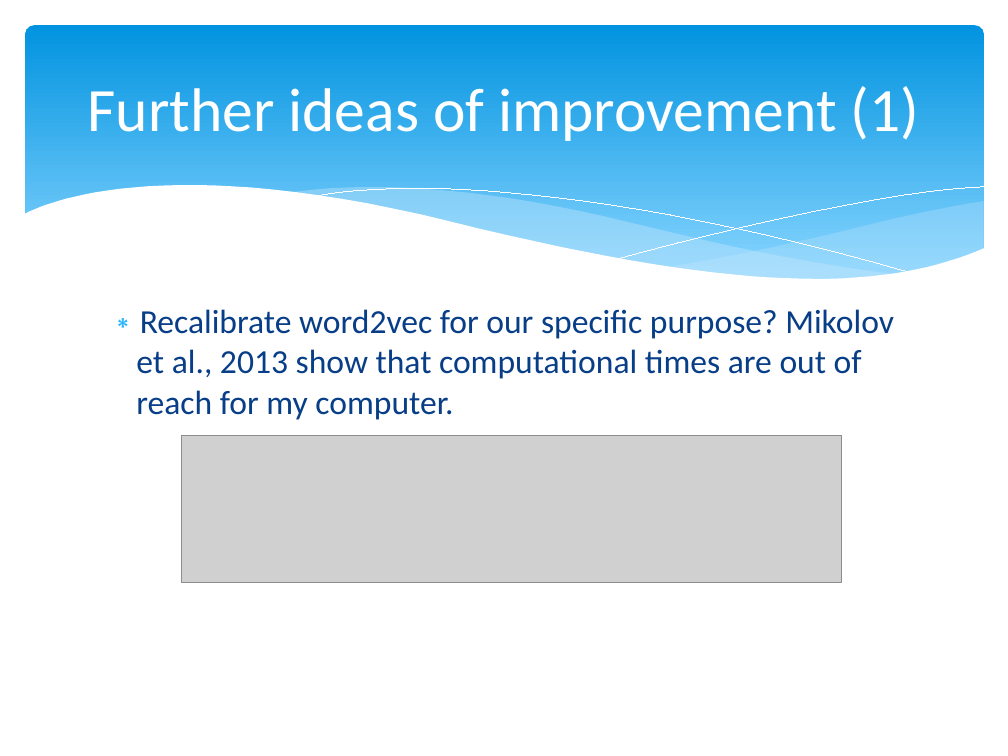
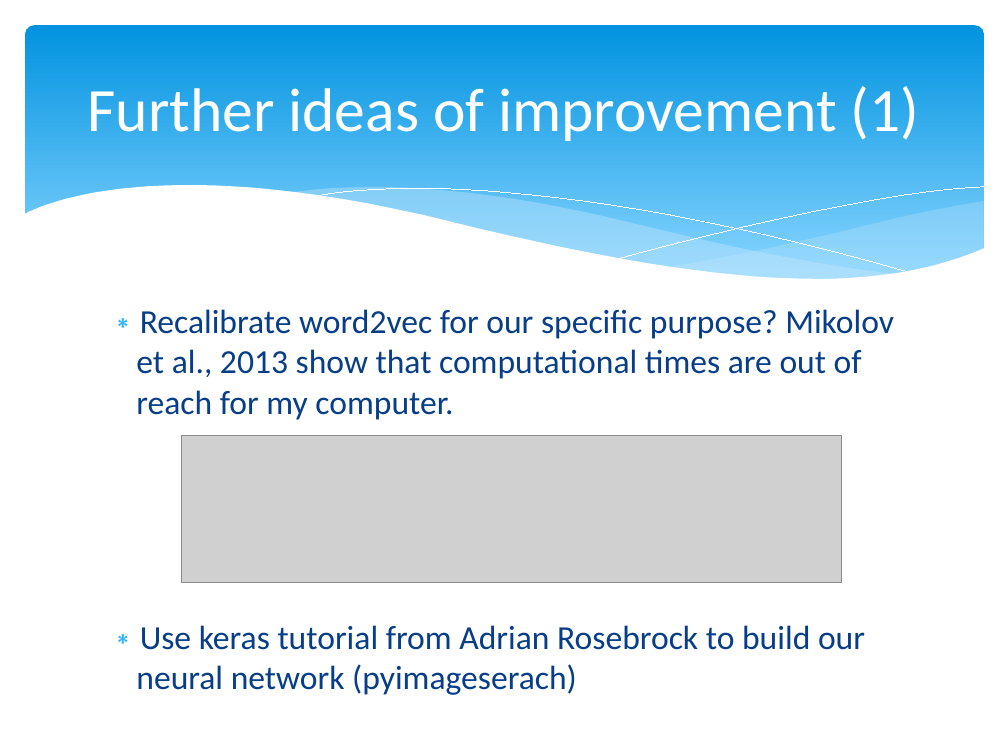
Before and after one commit to agendrin/myProject, a slide deck: slide 37 of 2018_09_10_Presentation.pptx (slide 34 before the commit). Drawn at 1008x756 pixels with LibreOffice and Linux fonts; fonts in the diff are those of the drawing; grey boxes stand for pictures. Boxes give left, top, right and bottom in pixels: in the first picture for what was removed or moved away, otherwise in the second. Text is boxed around its words. In the diff, an @@ line names an element or a change of style, - is before the commit and + after.

```diff
--- a/2018_09_10_Presentation.pptx
+++ b/2018_09_10_Presentation.pptx
@@ text at bbox=[136, 625, 865, 695]: paragraph added @@
+∗ Use keras tutorial from Adrian Rosebrock to build our neural network (pyimageserach)
```
Also in this commit, not shown: 7 other slides changed, 16 slides added, 12 slides removed.
